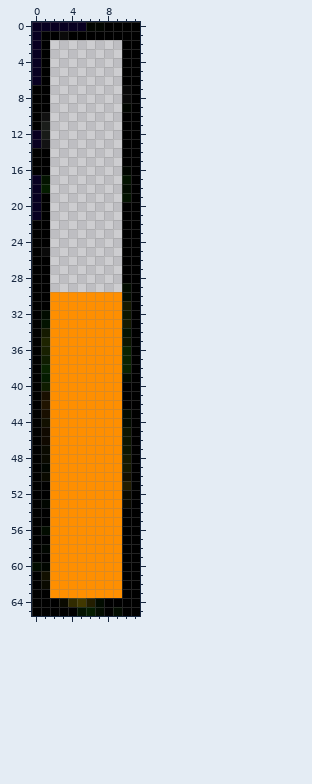
One commit to this sprite sheet: gravityGame/images/HUD/fuel50.png. Above: the version before the commit.
The file is 12x66 pixels. Pixels under 10% opacity are left out. Colours within 5 levels of each other are drawn and written as one.
After:
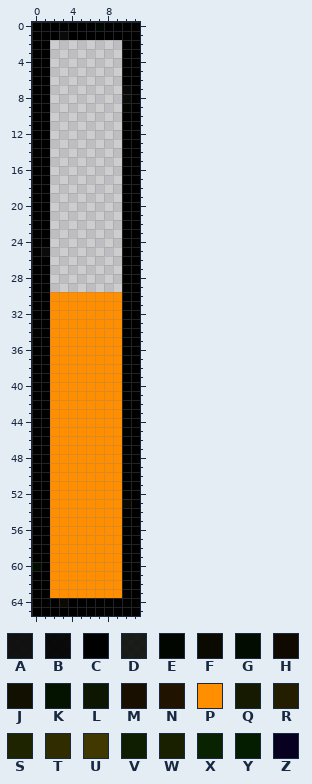
Palette (. is transparent): A #000000e8  B #000000f3  C #000000  D #000400df  E #010600  F #0a0a00  G #020c00  H #100900  J #121000  K #031300  L #0c1600  M #190f00  N #201400  P #ff8f00  Q #151a00  R #231e00  S #1e2400  T #312b00  U #413800  V #0f1d00  W #182000  X #092300  Y #041c00  Z #080021
The edit:
The author changed colour A to colour C in row 10 at x 1; in row 13 at x 1.
The author changed colour D to colour C in rows 11 to 12 at x 1.
The author changed colour E to colour C in row 0 at x 6; in row 16 at x 10; in row 49 at x 1; in row 53 at x 1; in row 58 at x 1; in row 60 at x 1.
The author changed colour F to colour C in rows 47 to 48 at x 1; in row 50 at x 1; in row 52 at x 10; in row 62 at x 1.
The author changed colour G to colour C in row 18 at x 10; in rows 29 to 30 at x 10; in row 32 at x 1; in row 39 at x 10; in rows 43 to 44 at x 10; in row 56 at x 1.
The author changed colour G to colour C in row 64 at x 7; in row 65 at x 7 and 9.
The author changed colour H to colour C in rows 45 to 46 at x 1.
The author changed colour J to colour C in row 44 at x 1; in row 50 at x 10; in row 61 at x 1.
The author changed colour K to colour C in row 17 at x 1 and 10; in row 19 at x 10; in row 33 at x 1; in row 34 at x 10; in row 65 at x 5.
The author changed colour L to colour C in row 32 at x 10; in row 35 at x 10; in rows 45 to 47 at x 10.
The author changed colour M to colour C in row 41 at x 1; in row 43 at x 1.
The author changed colour N to colour C in row 42 at x 1.
The author changed colour Q to colour C in row 31 at x 10; in row 33 at x 10; in row 34 at x 1; in rows 48 to 49 at x 10.
The author changed colour R to colour C in row 51 at x 10; in row 64 at x 6.
The author changed colour S to colour C in row 35 at x 1.
The author changed colour T to colour C in row 64 at x 4.
The author changed colour U to colour C in row 64 at x 5.
The author changed colour V to colour C in row 37 at x 1; in row 40 at x 1.
The author changed colour W to colour C in row 36 at x 1.
The author changed colour X to colour C in rows 36 to 37 at x 10; in row 38 at x 1 and 10.
The author changed colour Y to colour C in row 18 at x 1; in row 39 at x 1; in row 65 at x 6.
The author changed colour Z to colour C in row 0 at x 0 to 5; in rows 1 to 6 at x 0; in rows 12 to 13 at x 0; in rows 17 to 21 at x 0.
Changed places in both pictures, as pixel boxes (x1, y1, x2, y2):
changed: (32, 22, 95, 220)
changed: (122, 166, 131, 202)
changed: (122, 283, 131, 499)
changed: (41, 310, 122, 616)
